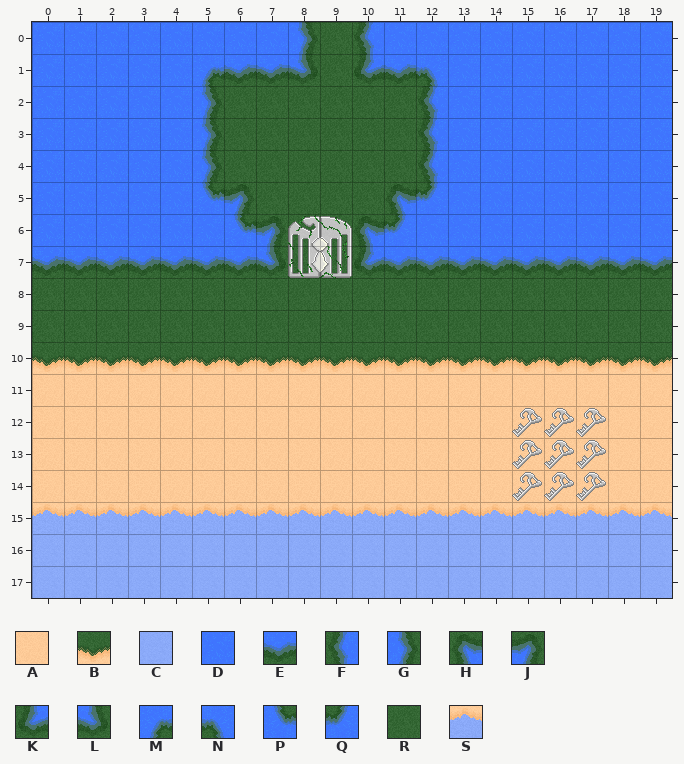
Two states of a Tiled map (JSON), source/assets/scenario/stages/d8.json. That is the earlier state.
Cells are 32x32 px. Shown: x 0..19, y 0..17.
Key: from "tilesetScenario": A 0 "default", B 2 "default", C 13 "default", D 26 "default", E 28 "default", F 29 "default", G 30 "default", H 31 "default", J 32 "default", K 33 "default", L 34 "default", M 35 "default", N 36 "default", P 37 "default", Q 38 "default", R 39 "default", S 40 "default".
_ is an empty cell.
Layers that did not change in this view are not listed.
Layer "ground" before, first column x 0:
 0 DDDDDDDDGRFDDDDDDDDD
 1 DDDDDMEELRKENDDDDDDD
 2 DDDDDGRRRRRRFDDDDDDD
 3 DDDDDGRRRRRRFDDDDDDD
 4 DDDDDGRRRRRRFDDDDDDD
 5 DDDDDPJRRRRHQDDDDDDD
 6 DDDDDDPJRRHQDDDDDDDD
 7 EEEEEEELRRKEEEEEEEEE
 8 RRRRRRRRRRRRRRRRRRRR
 9 RRRRRRRRRRRRRRRRRRRR
10 BBBBBBBBBBBBBBBBBBBB
11 AAAAAAAAAAAAAAAAAAAA
12 AAAAAAAAAAAAAAAAAAAA
13 AAAAAAAAAAAAAAAAAAAA
14 AAAAAAAAAAAAAAAAAAAA
15 SSSSSSSSSSSSSSSSSSSS
16 CCCCCCCCCCCCCCCCCCCC
17 CCCCCCCCCCCCCCCCCCCC
The same view after the edit:
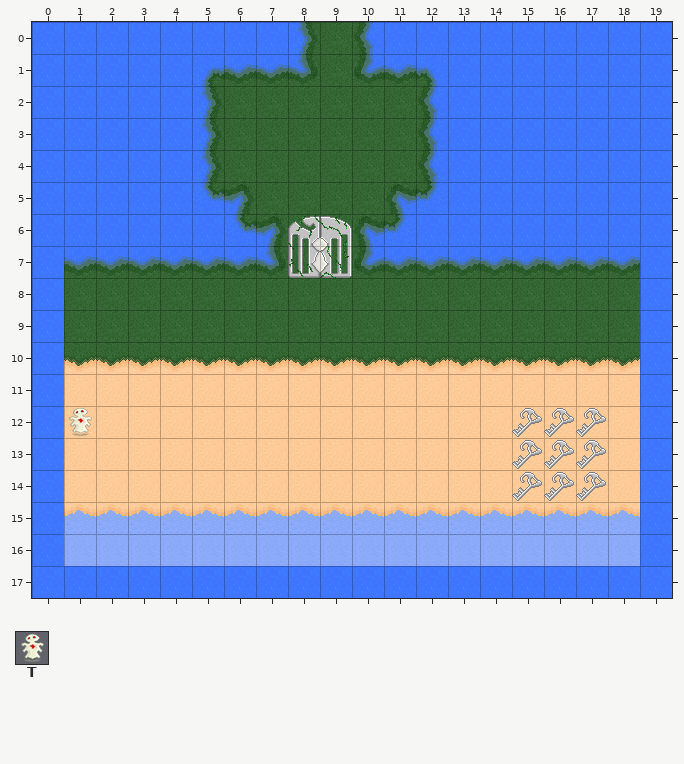
Further tiles: from "tilesetScenario": T 65.
Tiles of an added or newly shown layer are drawn over the layers below it.
What changed:
Changed rows in their new state; . is an unchanged cell.
Layer "ground":
first column x 0:
 7 D..................D
 8 D..................D
 9 D..................D
10 D..................D
11 D..................D
12 D..................D
13 D..................D
14 D..................D
15 D..................D
16 D..................D
17 DDDDDDDDDDDDDDDDDDDD
Layer "enemy" (added):
first column x 1:
12 T
Pixel boxes of the changes (left, top, right, bottom) in both pictures:
changed: (32, 246, 672, 598)
